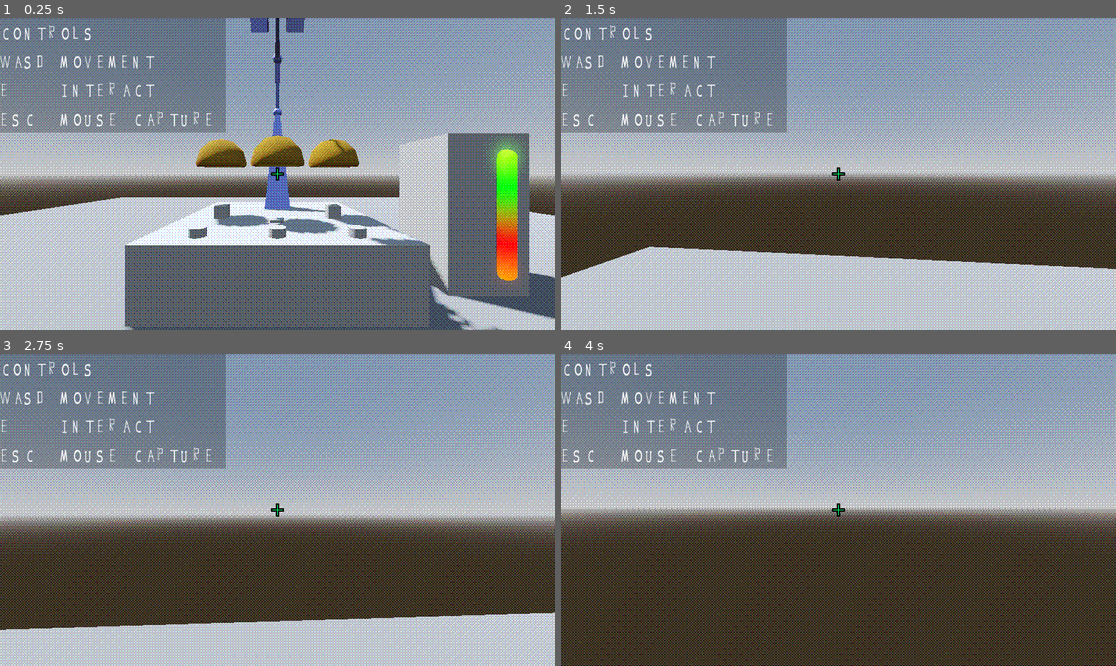
Above: before the commit, frames 1-4 (two rows, left to right).
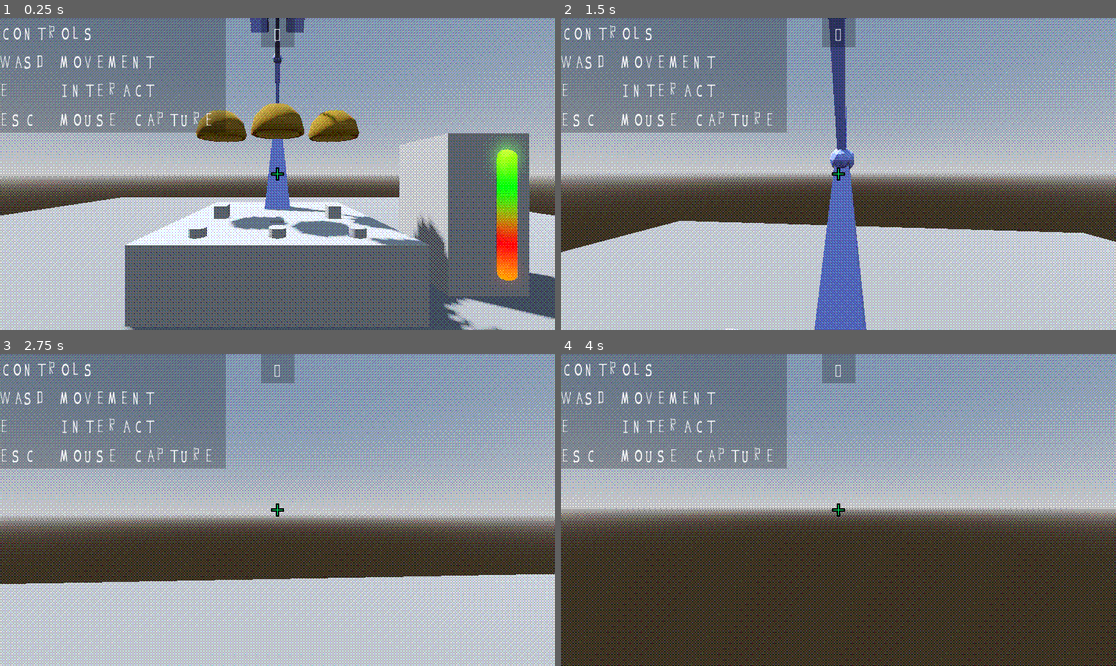
Above: after the commit, the same moments.

Repository: anniesanap/COMP-360-Group-2-Assignment-4
Game: Godot game, scene res://root.tscn
Two runs of this game, one before a commit and one after it. Both use one fixed random seed, a clock stepped at 60 frames per second and the inputs below.
Inputs (mouse positions are in pixels of both pictures, inside the frame that each line leads up to):
- Up to frame 1 (0.25 s): no input
- Up to frame 2 (1.5 s): move the mouse to (866, 174) at 0.52 s; hold E (interact) 0.53-1.28 s; hold W (move_forward) from 0.53 s (still down); tap Space (jump) at 0.77 s; move the mouse to (810, 174) at 1.27 s; tap E (interact) at 1.35 s
- Up to frame 3 (2.75 s): keep holding W (move_forward); tap Space (jump) at 1.52 s; move the mouse to (288, 503) at 2.02 s; hold E (interact) from 2.03 s (still down)
- Up to frame 4 (4 s): keep holding W (move_forward); move the mouse to (832, 516) at 2.77 s; release E (interact) at 2.78 s; tap E (interact) at 2.85 s; tap Space (jump) at 3.02, 3.77 s; move the mouse to (877, 513) at 3.52 s; hold E (interact) from 3.53 s (still down)

The runs differ from the first frame. In frame 1, 6.3% of the frame differs, in the area x 35-85%, y 0-94%; in frame 2, 13%; in frame 3, 14%, in the area x 0-100%, y 0-89%; in frame 4, 0.6%.

Commit message:
Gameplay changes and show score on screen

Diff:
--- a/arm.gd
+++ b/arm.gd
@@ -19,7 +19,9 @@
 				if grabbed_object is RigidBody3D:
 					joint.node_b = ""
 					grabbed_object.apply_impulse(Vector3(-10,0,rng.randi_range(-10,10)))
-					if grabbed_object.is_in_group("bowls") and not grabbed_object.coin:
+					if grabbed_object.is_in_group("bowls") and grabbed_object.coin:
+						lives_counter.set_lives(min(lives_counter.lives + 1.0, lives_counter.max_lives))
+					else:
 						lives_counter.set_lives(lives_counter.lives - 1.0)
 				animation_player.play_backwards("letgo")
 				animation_player.queue("idle")
--- a/bowl.gd
+++ b/bowl.gd
@@ -1,12 +1,12 @@
 extends RigidBody3D
-var initialImpulse: Vector3 = Vector3(0,5,0)
+var initial_impulse: Vector3 = Vector3(0,7,0)
 var object: RigidBody3D = null
 @onready var coin_explosion: GPUParticles3D = $"coin explosion"
 var coin: bool = false
 @onready var initial_transform: Transform3D = global_transform
 
 func _ready() -> void:
-	apply_impulse(initialImpulse)
+	apply_impulse(initial_impulse)
 
 func spawn_item() -> void:
 	if object.get_parent() == null:
--- a/lives_counter.gd
+++ b/lives_counter.gd
@@ -7,8 +7,8 @@
 
 signal game_lost
 
-var lives: float = 2.0
-var max_lives: float = 2.0
+@export var lives: float
+@export var max_lives: float
 
 func set_lives(new_lives: float, new_max_lives: float = max_lives) -> void:
 	create_tween().tween_method(func(new_value) -> void: bar_shader.set_shader_parameter("lives", new_value), lives, new_lives, 3.0).set_trans(Tween.TRANS_CUBIC)
--- a/root.gd
+++ b/root.gd
@@ -3,6 +3,7 @@
 @onready var arm = $arm
 @onready var bowls = [$bowl1, $bowl2, $bowl3]
 @onready var lives_counter = $livesCounter
+@onready var score_counter = $ui/score
 
 var rng = RandomNumberGenerator.new()
 
@@ -18,14 +19,14 @@
 		object.transform.origin = bowl.global_position
 		object.transform.origin.y = 1.0
 		add_child(object)
-		get_tree().create_timer(1.0).timeout.connect(
+		get_tree().create_timer(2.0).timeout.connect(
 			func() -> void:
 				bowl.object = object
 				bowl.take_item()
 		)
-
 	lives_counter.game_lost.connect(_reset_game)
 	arm.win.connect(_reset_game.bind(false))
+	arm.win.connect(score_counter.add_score)
 
 func _reset_game(lose: bool = true) -> void:
 	for bowl in bowls:
--- a/root.tscn
+++ b/root.tscn
@@ -15,6 +15,7 @@
 [ext_resource type="Shader" path="res://life_bar_cap.gdshader" id="10_hdd4k"]
 [ext_resource type="FontFile" uid="uid://b7gbqdiap2spu" path="res://Assignment4-Regular.otf" id="11_cq1h0"]
 [ext_resource type="Script" path="res://corner_text.gd" id="12_qm80r"]
+[ext_resource type="Script" path="res://score.gd" id="16_ti4yw"]
 
 [sub_resource type="ProceduralSkyMaterial" id="ProceduralSkyMaterial_fxind"]
 sky_horizon_color = Color(0.64625, 0.65575, 0.67075, 1)
@@ -886,6 +887,8 @@
 [node name="livesCounter" type="StaticBody3D" parent="."]
 transform = Transform3D(1, 0, 0, 0, 1, 0, 0, 0, 1, 0, 1, 2.6)
 script = ExtResource("8_fr3re")
+lives = 3.0
+max_lives = 3.0
 
 [node name="MeshInstance3D" type="MeshInstance3D" parent="livesCounter"]
 mesh = SubResource("BoxMesh_w227v")
@@ -980,3 +983,31 @@
 grow_vertical = 2
 mouse_filter = 2
 color = Color(0, 0, 0, 0.239216)
+
+[node name="score" type="RichTextLabel" parent="ui"]
+clip_contents = false
+layout_mode = 1
+anchors_preset = 5
+anchor_left = 0.5
+anchor_right = 0.5
+offset_bottom = 59.0
+grow_horizontal = 2
+mouse_filter = 2
+theme_override_colors/default_color = Color(1, 1, 1, 1)
+theme_override_fonts/normal_font = SubResource("FontVariation_0fuet")
+theme_override_font_sizes/normal_font_size = 60
+text = " 0 "
+fit_content = true
+autowrap_mode = 0
+script = ExtResource("16_ti4yw")
+
+[node name="scoreBackground" type="ColorRect" parent="ui/score"]
+show_behind_parent = true
+layout_mode = 1
+anchors_preset = 15
+anchor_right = 1.0
+anchor_bottom = 1.0
+grow_horizontal = 2
+grow_vertical = 2
+mouse_filter = 2
+color = Color(0, 0, 0, 0.239216)
--- /dev/null
+++ b/score.gd
@@ -0,0 +1,7 @@
+extends RichTextLabel
+
+var score: int = 0
+
+func add_score(new_score: int = score + 1) -> void:
+	score = new_score
+	text = " " + str(score) + " "
Not shown: 1 places in root.tscn that only renumber resources
